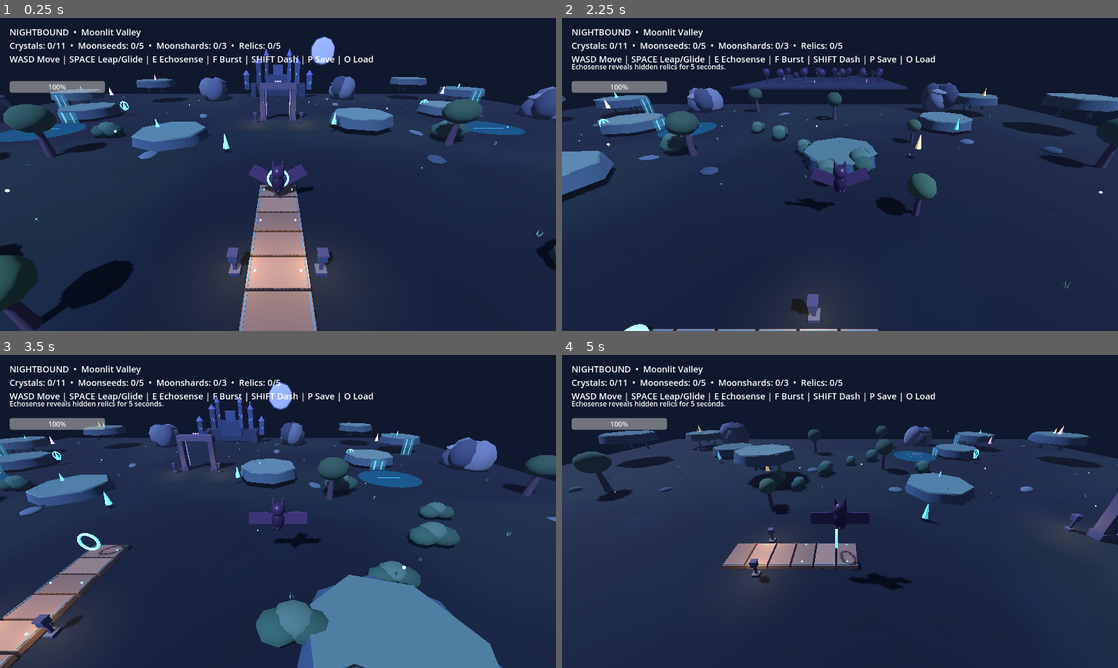
Above: before the commit, frames 1-4 (two rows, left to right).
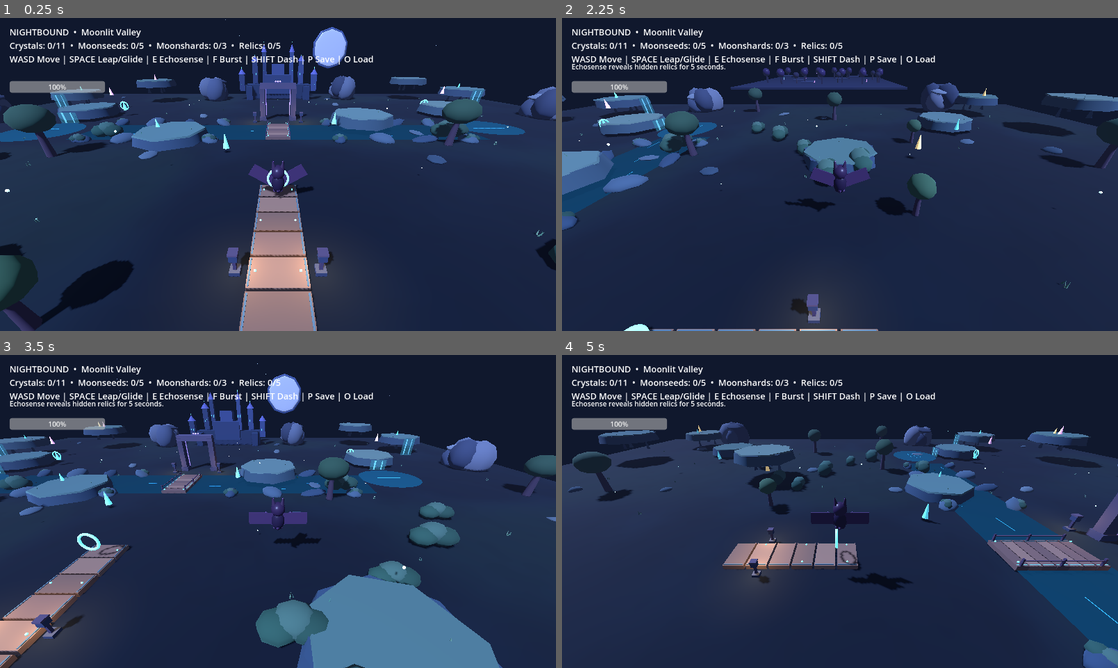
Above: after the commit, the same moments.

Repository: Dynamon91/nightbound
Game: Godot game, scene res://scenes/main.tscn
Same seed, same stepped clock (60 frames per second), same inputs: the game is played once before the commit and once after it.
Inputs:
- Up to frame 1 (0.25 s): no input
- Up to frame 2 (2.25 s): hold D (move_right) 0.53-1.28 s; tap F (burst) at 0.6 s; tap Space (jump) at 0.77, 1.52 s; hold S (move_back) 1.28-2.03 s; tap E (echosense) at 1.35 s; hold D (move_right) from 2.03 s (still down); tap Shift (shadow_dash) at 2.1 s
- Up to frame 3 (3.5 s): release D (move_right) at 2.78 s; hold W (move_forward) from 2.78 s (still down); tap F (burst) at 2.85 s; tap Space (jump) at 3.02 s
- Up to frame 4 (5 s): release W (move_forward) at 3.53 s; hold A (move_left) from 3.53 s (still down); tap E (echosense) at 3.6 s; tap Space (jump) at 3.77, 4.52 s; tap Shift (shadow_dash) at 4.35 s

The runs differ from the first frame. In frame 1, 3.6% of the frame differs, in the area x 11-89%, y 0-41%; in frame 2, 1.8%; in frame 3, 3.4%; in frame 4, 6.7%, in the area x 61-100%, y 34-100%.

Commit message:
art: add crossing river bridge and scale up the moonlit citadel

Diff:
--- a/scripts/main.gd
+++ b/scripts/main.gd
@@ -77,13 +77,13 @@
 			rune_material.emission_energy_multiplier=1.65 if awake else .55
 func build_distant_citadel()->void:
 	# A stacked low-poly skyline gives the gate a destination to frame, rather than an empty horizon.
-	box(Vector3(0,1.55,-45.5),Vector3(14.0,3.1,2.4),Color("#273858"))
-	box(Vector3(0,3.3,-45.0),Vector3(5.4,3.8,3.2),Color("#35466f"))
-	box(Vector3(0,5.3,-45.1),Vector3(2.5,4.2,2.3),Color("#46578b"))
+	box(Vector3(0,1.55,-41.0),Vector3(15.5,3.35,2.7),Color("#273858"))
+	box(Vector3(0,3.3,-40.5),Vector3(6.0,4.2,3.5),Color("#35466f"))
+	box(Vector3(0,5.3,-40.6),Vector3(2.9,4.6,2.5),Color("#46578b"))
 	var tower_data:Array[Vector4]=[
-		Vector4(-5.0,3.0,-46.0,4.8),Vector4(5.0,3.0,-46.0,4.8),
-		Vector4(-8.0,1.8,-44.0,3.3),Vector4(8.0,1.8,-44.0,3.3),
-		Vector4(-2.8,3.4,-43.6,6.0),Vector4(2.8,3.4,-43.6,6.0)
+		Vector4(-5.5,3.0,-42.0,5.1),Vector4(5.5,3.0,-42.0,5.1),
+		Vector4(-8.5,1.8,-40.0,3.6),Vector4(8.5,1.8,-40.0,3.6),
+		Vector4(-3.1,3.4,-39.7,6.5),Vector4(3.1,3.4,-39.7,6.5)
 	]
 	for tower_index in range(tower_data.size()):
 		var tower:Vector4=tower_data[tower_index]
@@ -104,24 +104,24 @@
 		for window_index in range(2):
 			glowing_box(Vector3(tower.x-.23+float(window_index)*.46,tower.y+tower.w*.48,tower.z+width*.505),Vector3(.09,.55,.035),Color("#61cfe9"))
 	for side in [-1.0,1.0]:
-		box(Vector3(side*6.2,1.4,-43.5),Vector3(1.25,2.8,4.0),Color("#293b5e"))
+		box(Vector3(side*6.7,1.4,-39.8),Vector3(1.4,3.0,4.2),Color("#293b5e"))
 	# The moon is a flattened sphere with a dark rim and understated surface marks.
-	var moon_rim:=orb(self,Vector3(13.0,10.8,-55.5),3.65,Color("#536ba2"))
+	var moon_rim:=orb(self,Vector3(14.0,11.2,-50.9),4.8,Color("#536ba2"))
 	moon_rim.scale=Vector3(1.0,1.0,.055)
-	var moon:=orb(self,Vector3(13.0,10.8,-55.0),3.35,Color("#d3def6"))
+	var moon:=orb(self,Vector3(14.0,11.2,-50.5),4.3,Color("#d3def6"))
 	moon.scale=Vector3(1.0,1.0,.055)
 	var moon_material:=moon.material_override as StandardMaterial3D
 	moon_material.emission_enabled=true
 	moon_material.emission=Color("#b4ccff")
 	moon_material.emission_energy_multiplier=.34
 	for mark_index in range(5):
-		var mark:=orb(self,Vector3(11.8+float((mark_index*7)%5)*.55,10.0+float((mark_index*3)%4)*.5,-54.88),.28+float(mark_index%2)*.12,Color("#aebde1"))
+		var mark:=orb(self,Vector3(12.5+float((mark_index*7)%5)*.6,10.4+float((mark_index*3)%4)*.52,-50.38),.28+float(mark_index%2)*.12,Color("#aebde1"))
 		mark.scale=Vector3(1.0,1.0,.035)
 	# Use normal mesh instances here: this stays compatible with Godot's dummy renderer in headless validation.
 	for star_index in range(28):
 		var sx:=float(((star_index*37)%93)-46)
 		var sy:=8.0+float((star_index*17)%12)
-		var sz:=-52.0-float((star_index*11)%8)
+		var sz:=-48.0-float((star_index*11)%8)
 		var star:=orb(self,Vector3(sx,sy,sz),.025+float(star_index%3)*.012,Color("#b9d5ff"))
 		var star_material:=star.material_override as StandardMaterial3D
 		star_material.emission_enabled=true
@@ -349,6 +349,71 @@
 				stud_material.emission_enabled=true
 				stud_material.emission=Color("#71dcd6")
 				stud_material.emission_energy_multiplier=1.05
+func build_river_crossing()->void:
+	# A visible east-west magical stream creates a genuine landscape break between spawn and the gate.
+	var water:=MeshInstance3D.new()
+	var water_mesh:=BoxMesh.new()
+	water_mesh.size=Vector3(48.0,.025,6.4)
+	water.mesh=water_mesh
+	water.position=Vector3(0,.035,-11.8)
+	var water_material:=StandardMaterial3D.new()
+	water_material.albedo_color=Color(.045,.29,.48,.88)
+	water_material.transparency=BaseMaterial3D.TRANSPARENCY_ALPHA
+	water_material.shading_mode=BaseMaterial3D.SHADING_MODE_UNSHADED
+	water_material.roughness=.2
+	water_material.emission_enabled=true
+	water_material.emission=Color("#0d477c")
+	water_material.emission_energy_multiplier=.42
+	water.material_override=water_material
+	add_child(water)
+	# Bright, broken stream streaks add direction without relying on custom mesh surfaces.
+	for streak_index in range(11):
+		var x_pos:float=-21.0+float(streak_index)*4.2
+		if absf(x_pos)<3.4:
+			continue
+		var streak:=MeshInstance3D.new()
+		var streak_mesh:=BoxMesh.new()
+		streak_mesh.size=Vector3(1.5+float(streak_index%3)*.65,.016,.045)
+		streak.mesh=streak_mesh
+		streak.position=Vector3(x_pos,.06,-11.8+float((streak_index*3)%5)-2.0)
+		streak.rotation.y=float(streak_index%3)*.08
+		var streak_material:=mat(Color("#3ba8d4"),.22)
+		streak_material.emission_enabled=true
+		streak_material.emission=Color("#2082c2")
+		streak_material.emission_energy_multiplier=.46
+		streak.material_override=streak_material
+		add_child(streak)
+	# Broken, faceted banks frame the water and keep the traversal route open.
+	for bank_side in [-1.0,1.0]:
+		for bank_index in range(10):
+			var x_pos:float=-22.0+float(bank_index)*4.8
+			if absf(x_pos)<3.6:
+				continue
+			var z_pos:float=-11.8+bank_side*3.45
+			var rock_size:=Vector3(1.2+float(bank_index%3)*.22,.42+float((bank_index+1)%3)*.16,.72+float(bank_index%2)*.24)
+			rock(Vector3(x_pos,.12,z_pos),rock_size,Color("#354c63") if bank_index%2==0 else Color("#4c6477"),bank_index+int(bank_side*19))
+			if bank_index%3==0:
+				bush_cluster(Vector3(x_pos,.05,z_pos+bank_side*.25),.72,Color("#2e564b"))
+	# Six solid deck boards form the bridge in the player's route across the stream.
+	var deck_colors:Array[Color]=[Color("#745b55"),Color("#957667"),Color("#80635a")]
+	for board_index in range(7):
+		var z_pos:float=-8.85-float(board_index)*.86
+		box(Vector3(0,.22,z_pos),Vector3(2.85,.34,.79),deck_colors[board_index%deck_colors.size()],true)
+		for side in [-1.0,1.0]:
+			box(Vector3(side*1.27,.405,z_pos),Vector3(.045,.035,.68),Color("#7adce1"))
+	# Short, low rails and endpoint lantern-studs define the bridge silhouette but stay below wing height.
+	for side in [-1.0,1.0]:
+		for end_index in range(3):
+			var z_pos:float=-8.72-float(end_index)*2.58
+			box(Vector3(side*1.34,.58,z_pos),Vector3(.12,.78,.12),Color("#4b3d58"),true)
+		box(Vector3(side*1.34,.79,-11.25),Vector3(.07,.08,5.05),Color("#654f65"))
+		for end_z in [-8.72,-14.3]:
+			var lamp:=orb(self,Vector3(side*1.1,.49,end_z),.075,Color("#86e8eb"))
+			var lamp_material:=lamp.material_override as StandardMaterial3D
+			lamp_material.emission_enabled=true
+			lamp_material.emission=Color("#65dce7")
+			lamp_material.emission_energy_multiplier=.9
+
 func cliff(p:Vector3,s:float)->void:
 	var shades:Array[Color]=[Color("#424d68"),Color("#53617d"),Color("#68758d"),Color("#3a455e"),Color("#778198")]
 	for i in range(5):
@@ -476,6 +541,7 @@
 	for p in [Vector3(-21,0,-4),Vector3(18,0,-7),Vector3(-33,0,8),Vector3(34,0,8),Vector3(-12,0,31),Vector3(15,0,34),Vector3(-40,0,-7),Vector3(41,0,-8)]: tree(p,1.15,Color("#31533f"))
 	for p in [Vector3(-8,0,10),Vector3(8,0,14),Vector3(-22,0,16),Vector3(22,0,18)]: tree(p,.72,Color("#3e6247"))
 	build_entry_bridge()
+	build_river_crossing()
 	build_valley_ground_detail()
 	var bush_positions:Array[Vector3]=[
 		Vector3(-13,0.02,8),Vector3(13,0.02,8),Vector3(-19,0.02,5),Vector3(19,0.02,5),
